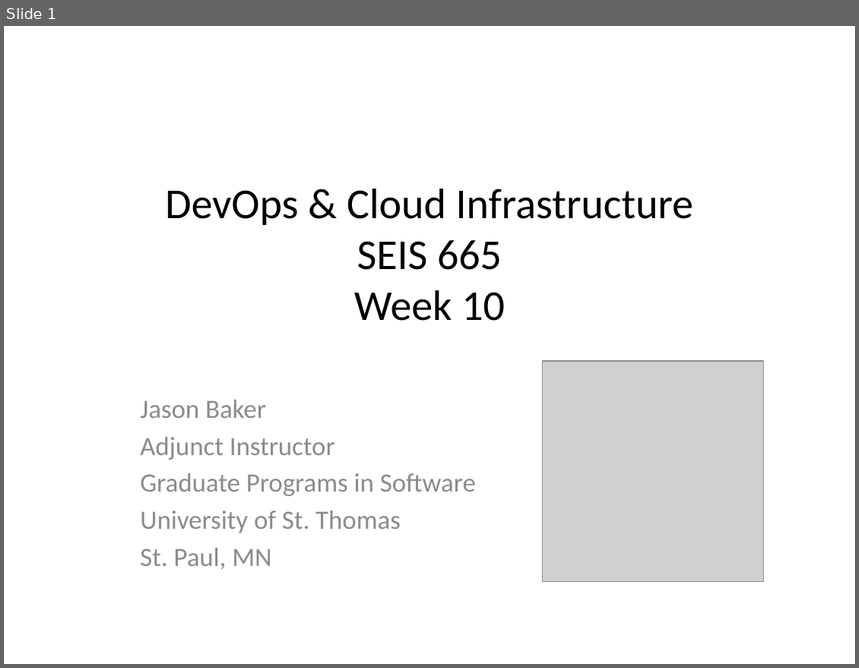
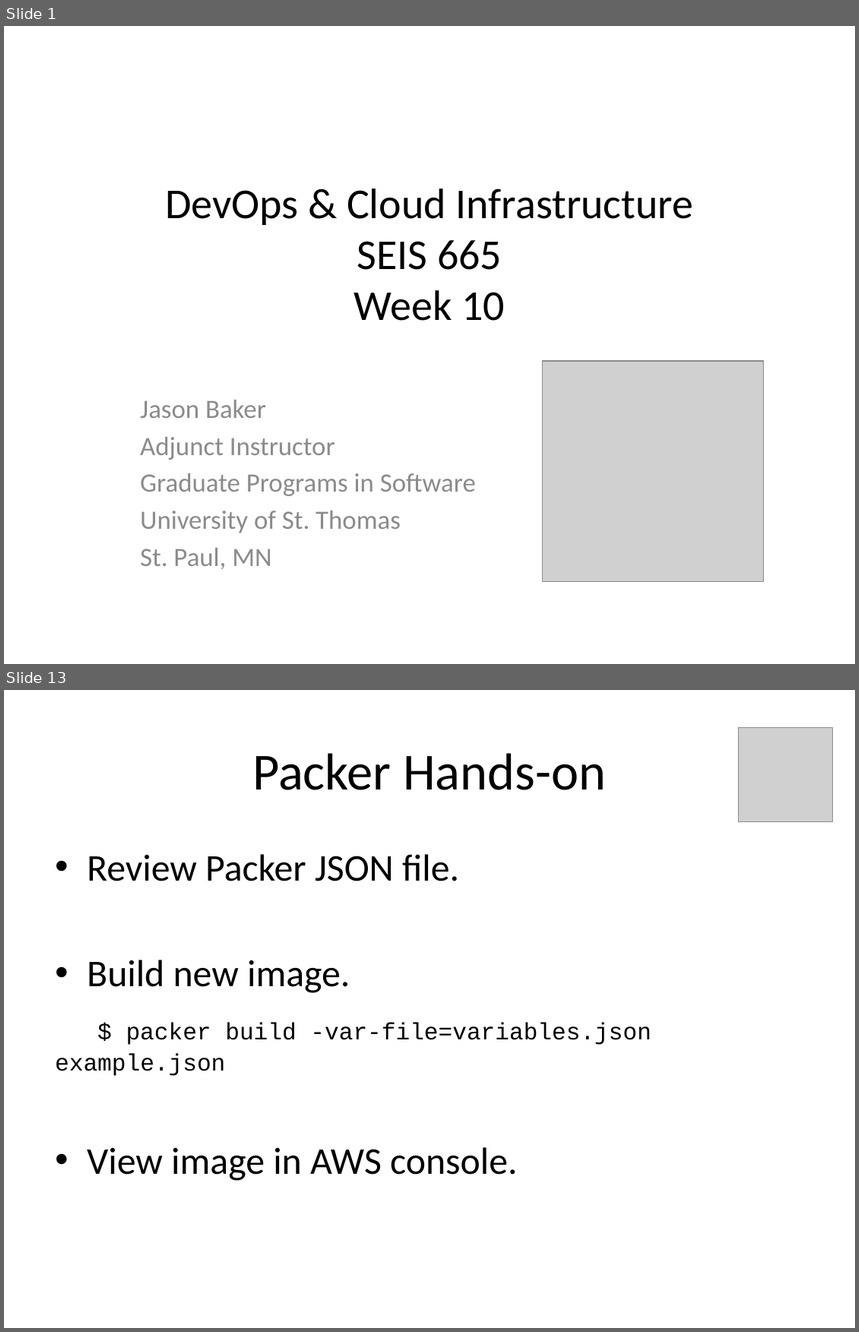
Before and after one commit to jasondbaker/infrastructure-class, a slide deck: lectures/infrastructure-week-10.pptx. Shown one above the other, each under a label of ours: slide 1 before the commit, slides 1 and 13 after it; the slides between them are not shown. The pictures are 859x668 and 859x1332 pixels, drawn with LibreOffice and Linux fonts; fonts in the diff are those of the drawing; grey boxes stand for pictures. Boxes give left, top, right and bottom in pixels: in the first picture for what was removed or moved away, otherwise in the second. Text is boxed around its words. In the diff, an @@ line names an element or a change of style, - is before the commit and + after.

```diff
--- a/lectures/infrastructure-week-10.pptx
+++ b/lectures/infrastructure-week-10.pptx
@@ slide 13 added at (4,690,855,1328), background #FFFFFF @@
@@ picture added at (739,727,833,822) @@
@@ title added at (253,753,606,790), 44 pt, text #000000 @@
+Packer Hands-on
@@ text added at (55,854,651,1181), 32 pt, text #000000 @@
+• Review Packer JSON file.
+• Build new image.
+$ packer build -var-file=variables.json example.json
+• View image in AWS console.
```
Also in this commit, not shown: 1 slide changed, 10 other slides added, 1 other file.
